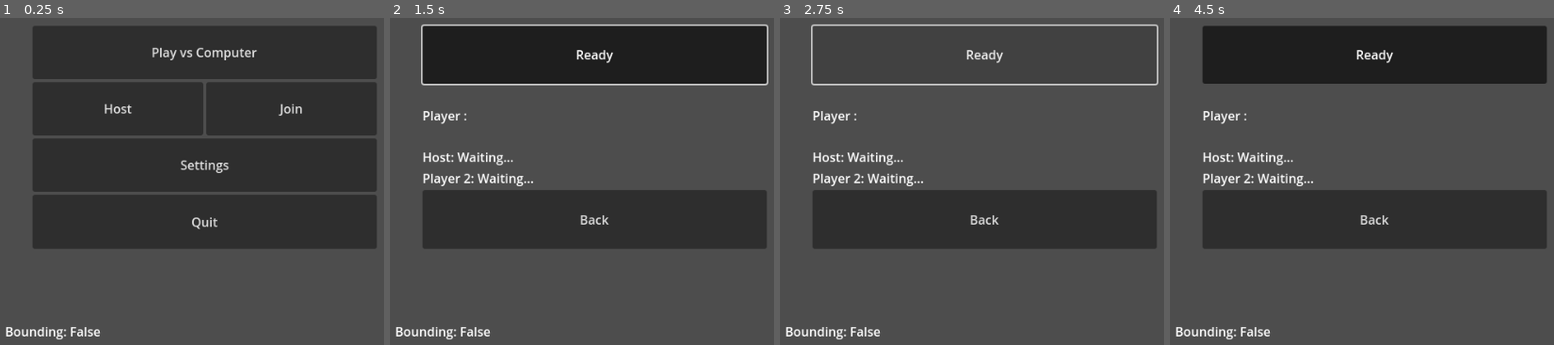
Above: before the commit, frames 1-4 (left to right).
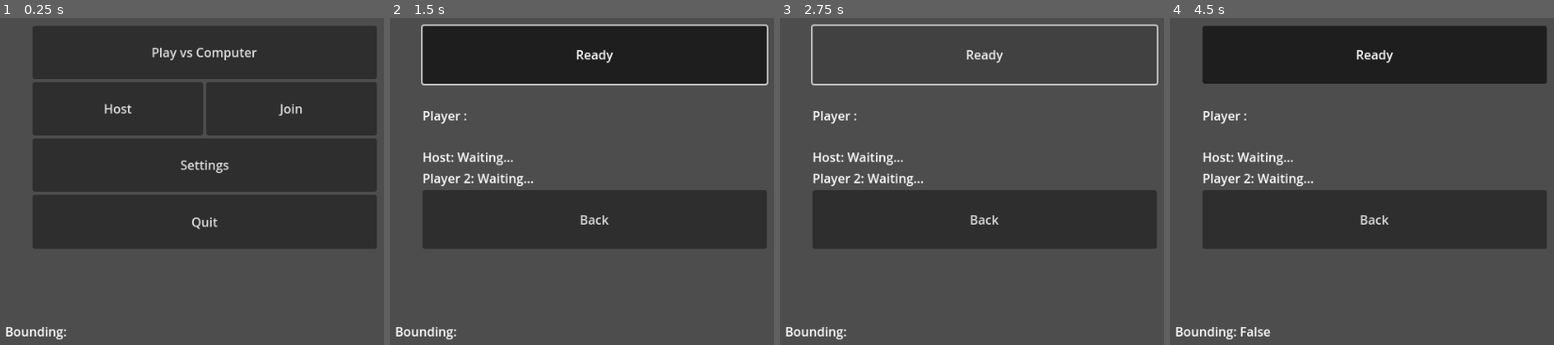
Above: after the commit, the same moments.

Repository: Matty-H/revolvernoir
Game: Godot game, scene res://scenes/start_menu.tscn
The game is run twice, just before and just after one commit, with the same random seed, the same clock (stepped at 60 frames per second) and the same inputs. The engine's default icon, where the game draws it, is replaced by a stand-in: a white triangle on a blue panel in a dark square.
Inputs:
- Up to frame 1 (0.25 s): no input
- Up to frame 2 (1.5 s): click "Host" at 0.5 s; click "Ready" at 1.25 s
- Up to frame 3 (2.75 s): click "Ready" at 2 s
- Up to frame 4 (4.5 s): click "Ready" at 2.75 s; click "Back" at 3.5 s; click "Join" at 4.25 s

The runs differ from the first frame. In frame 1, 0.1% of the frame differs, in the area x 18-26%, y 94-98%; in frame 2, 0.1%; in frame 3, 0.1%; in frame 4, nothing differs.
Error before the commit: Invalid access to property or key '1' on a base object of type 'Dictionary'. (res://scenes/server.gd:196)
Error after the commit: Invalid access to property or key '1' on a base object of type 'Dictionary'. (res://scenes/server.gd:201)

Commit message:
Local auto peer discovery fully implemented

Diff:
--- a/scenes/server.gd
+++ b/scenes/server.gd
@@ -13,8 +13,9 @@
 signal server_disconnected
 
 # Network Constants
-const PORT = 7000
-const MAX_CONNECTIONS = 2
+const PORT : int = 7000
+const MAX_CONNECTIONS : int = 2
+const IP_RANGE : String = "192.168.1.255"
 
 # Variables
 var broadcastTimer : Timer
@@ -23,8 +24,8 @@
 var peer = ENetMultiplayerPeer
 var joining : bool = false
 
-@export var listenPort : int = PORT
-@export var broadcastPort : int = listenPort+1
+var listenPort : int = PORT
+var broadcastPort : int = listenPort+1
 
 var server_ip = "127.0.0.1"
 var players = {}  # Player info for every connected player
@@ -45,11 +46,13 @@
 		var data = bytes.get_string_from_ascii()
 		var roomInfo = JSON.parse_string(data)
 
-		print("Server Ip: " + serverip + "Server Port: " + str(serverport))
+		print("Server Ip: " + serverip + " | Server Port: " + str(serverport))
+
+		connection_server(serverip)
+
 
 
 func _ready():
-	listeningPort()
 	broadcastTimer = $BroadcastTimer
 	room_info.ip_address = _get_self_local_ip()
 	room_info.name = _get_name()
@@ -68,7 +71,7 @@
 func setUpBroadcast():
 	broadcaster = PacketPeerUDP.new()
 	broadcaster.set_broadcast_enabled(true)
-	broadcaster.set_dest_address('192.168.1.255', listenPort)
+	broadcaster.set_dest_address(IP_RANGE, listenPort)
 	if broadcaster.bind(broadcastPort) == OK:
 		print("Bounded to " + str(broadcastPort))
 	else:
@@ -117,15 +120,17 @@
 	_add_local_player(1)
 
 func join_game():
+	#var address = "192.168.1.215"
 	joining = true
-	#var address = "192.168.1.215"
 	listeningPort()
-	var address = ""
+
+func connection_server(address):
 	peer = ENetMultiplayerPeer.new()
 	var error = peer.create_client(address, PORT)
 	if error != OK:
 		print("Failed to connect to server.")
 		return
+	joining = false
 	multiplayer.multiplayer_peer = peer
 
 # --- Signal Handlers ---
